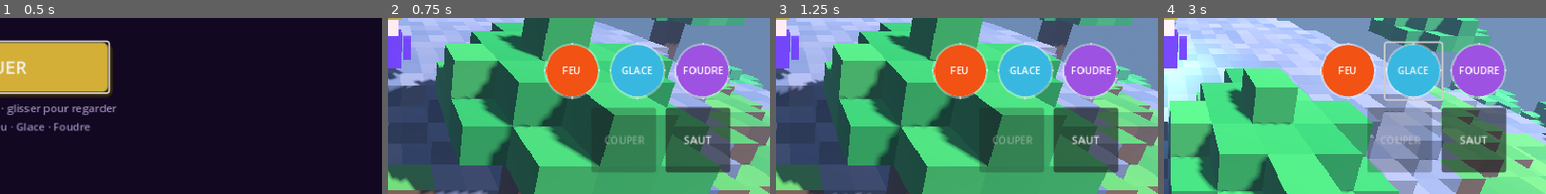
Above: before the commit, frames 1-4 (left to right).
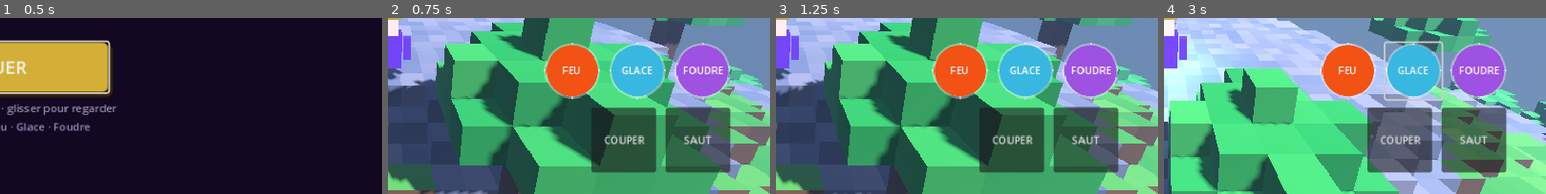
Above: after the commit, the same moments.

Repository: jprivard-baam/mage-duel
Game: Godot game, scene res://scenes/home.tscn
The game is run twice, just before and just after one commit, with the same random seed, the same clock (stepped at 60 frames per second) and the same inputs.
Inputs (mouse positions are % of the whole screen's width and height, from its top left):
- Up to frame 1 (0.5 s): no input
- Up to frame 2 (0.75 s): click "JOUER" at 0.5 s
- Up to frame 3 (1.25 s): no input
- Up to frame 4 (3 s): click "FEU" at 1.25 s; click "GLACE" at 2 s; tap Enter (ui_accept) at 2.75 s; move the mouse to (72, 45) at 2.77 s; hold D from 2.78 s (still down); hold Space from 2.78 s (still down); click (72, 45) at 2.92 s
The pictures show only the part of the screen within x 50-100%, y 50-100%; the shares and areas given below are measured in that part.

Frame 1 is identical in both runs. In frame 2, 4.8% of the frame differs, in the area x 53-71%, y 50-88%; in frame 3, 4.8%; in frame 4, 6.2%, in the area x 53-71%, y 50-89%.

Commit message:
Désactive le service worker HTML5 pour éviter un PCK en cache.
Coupe : un arbre tout proche se coupe même sans viser le tronc au pixel près.

Co-authored-by: jprivard <jprivard-baam@users.noreply.github.com>

Diff:
--- a/docs/index.manifest.json
+++ /dev/null
@@ -1 +0,0 @@
-{"background_color":"#07040e","display":"standalone","icons":[{"sizes":"144x144","src":"index.144x144.png","type":"image/png"},{"sizes":"180x180","src":"index.180x180.png","type":"image/png"},{"sizes":"512x512","src":"index.512x512.png","type":"image/png"}],"name":"Mage Duel","orientation":"any","start_url":"./index.html"}
--- a/scripts/voxel_world.gd
+++ b/scripts/voxel_world.gd
@@ -128,7 +128,8 @@
 				if dist > max_dist or dist < 0.05:
 					continue
 				var align := to.normalized().dot(dir)
-				if align < 0.25:
+				var close := dist <= 1.85
+				if not close and align < 0.12:
 					continue
 				if dist < best_d:
 					best_d = dist
Not shown, changed: export_presets.cfg
Not shown, changed: docs/index.html
Not shown, removed: docs/index.offline.html
Not shown, changed: docs/index.pck
Not shown, removed: docs/index.service.worker.js
